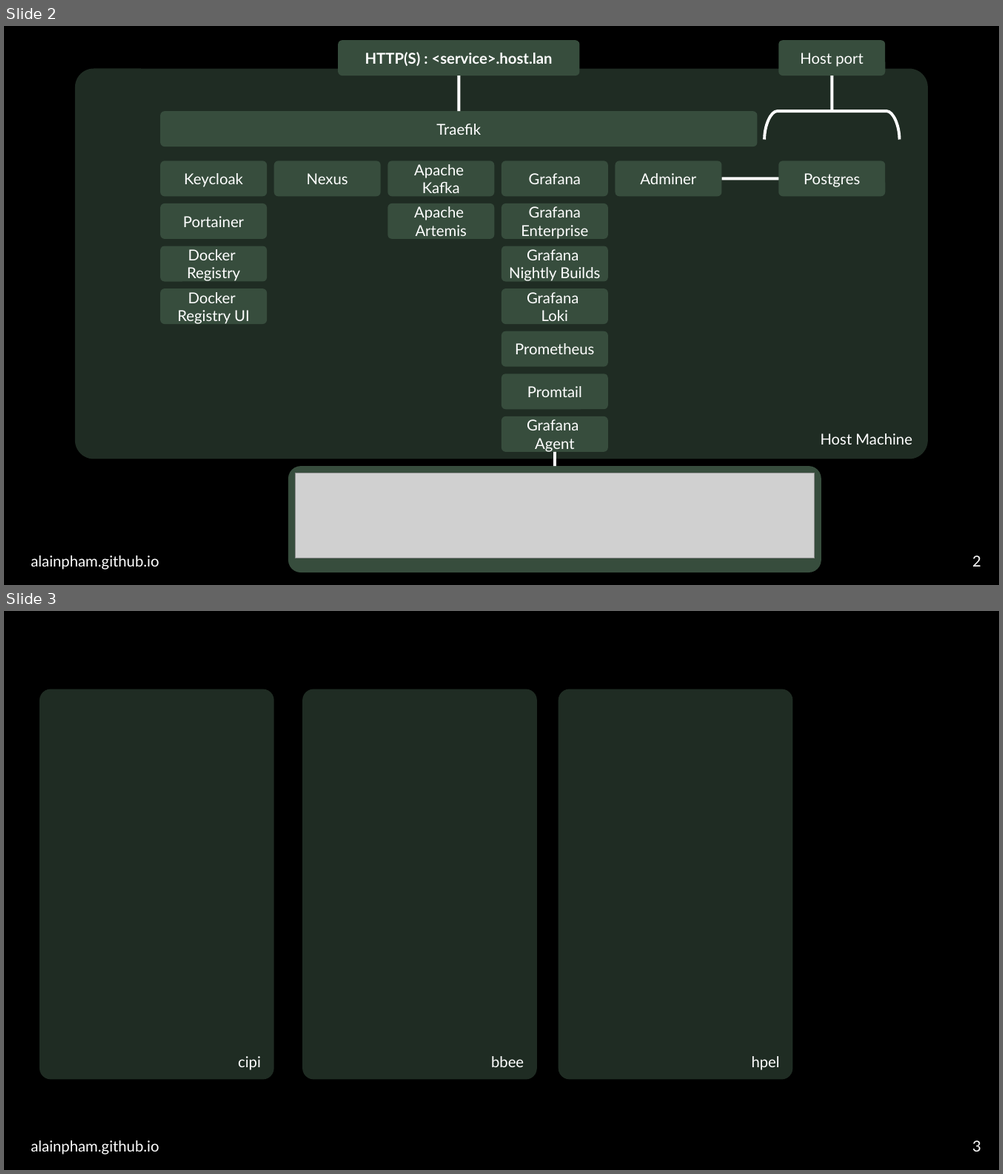
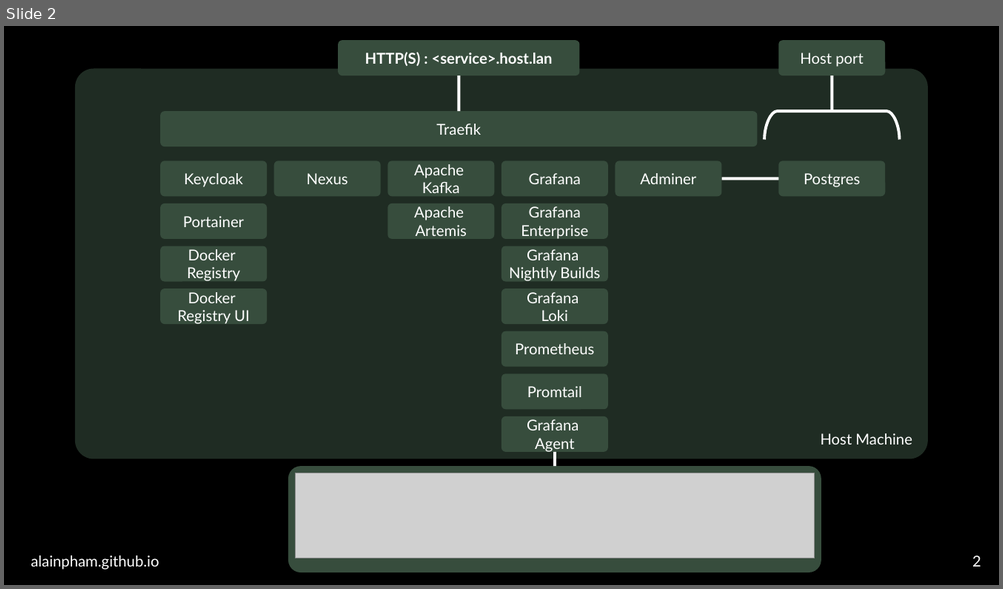
Before and after one commit to alainpham/home-lab, a slide deck: assets/slides.odp. Shown one above the other, each under a label of ours: slides 2 and 3 before the commit, slide 2 after it. The pictures are 1003x1174 and 1003x589 pixels, drawn with LibreOffice and Linux fonts; fonts in the diff are those of the drawing; grey boxes stand for pictures. Boxes give left, top, right and bottom in pixels: in the first picture for what was removed or moved away, otherwise in the second. Text is boxed around its words. In the diff, an @@ line names an element or a change of style, - is before the commit and + after.

```diff
--- a/assets/slides.odp
+++ b/assets/slides.odp
@@ slide 3 removed at (4,611,999,1170), background #000000; not listed: 1 template element that a slide beside it also shows @@
@@ freeform shape removed at (40,689,274,1080) @@
-cipi
@@ freeform shape removed at (303,689,538,1080) @@
-bbee
@@ freeform shape removed at (558,689,793,1080) @@
-hpel
@@ page number removed at (972,1141,981,1152) @@
-3
```
Also in this commit, not shown: 1 slide added, 2 other files.
